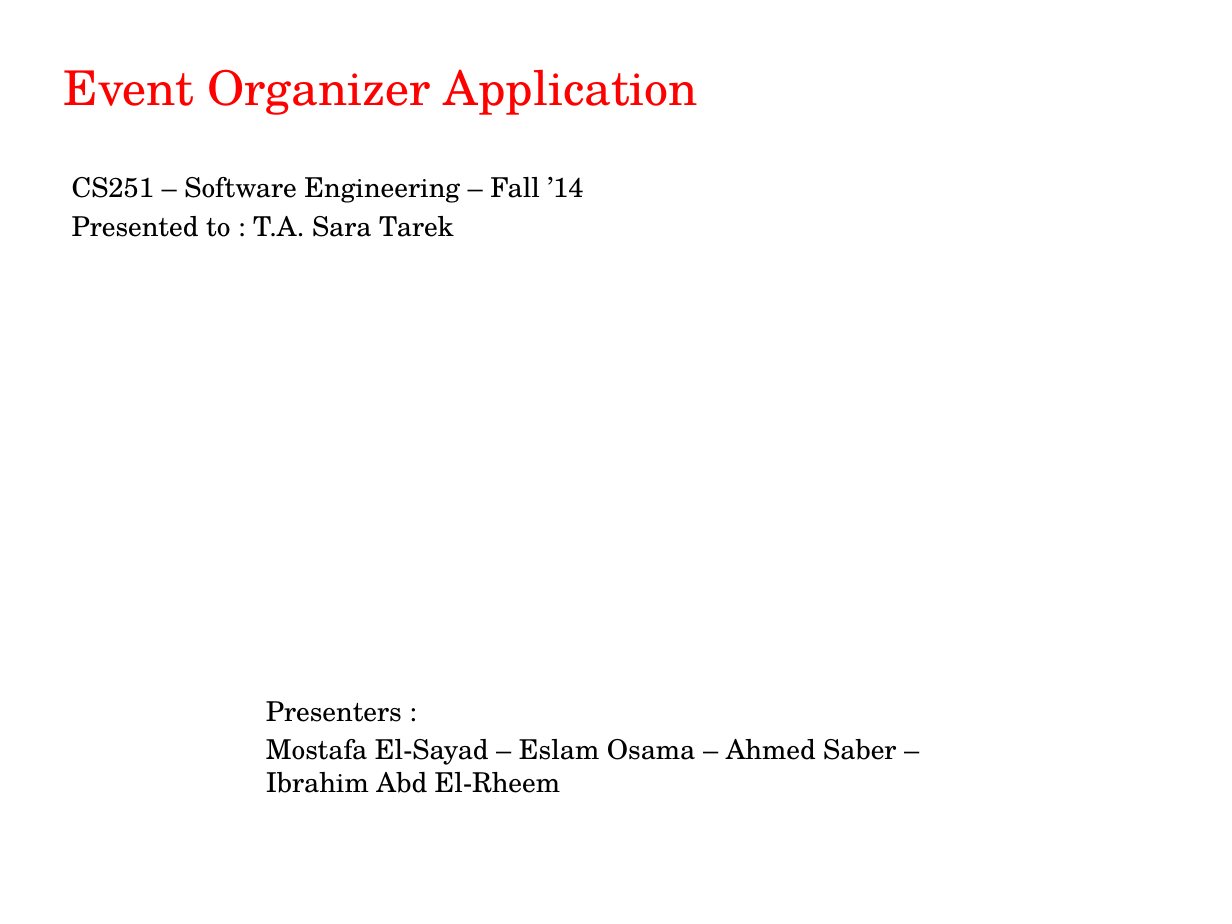
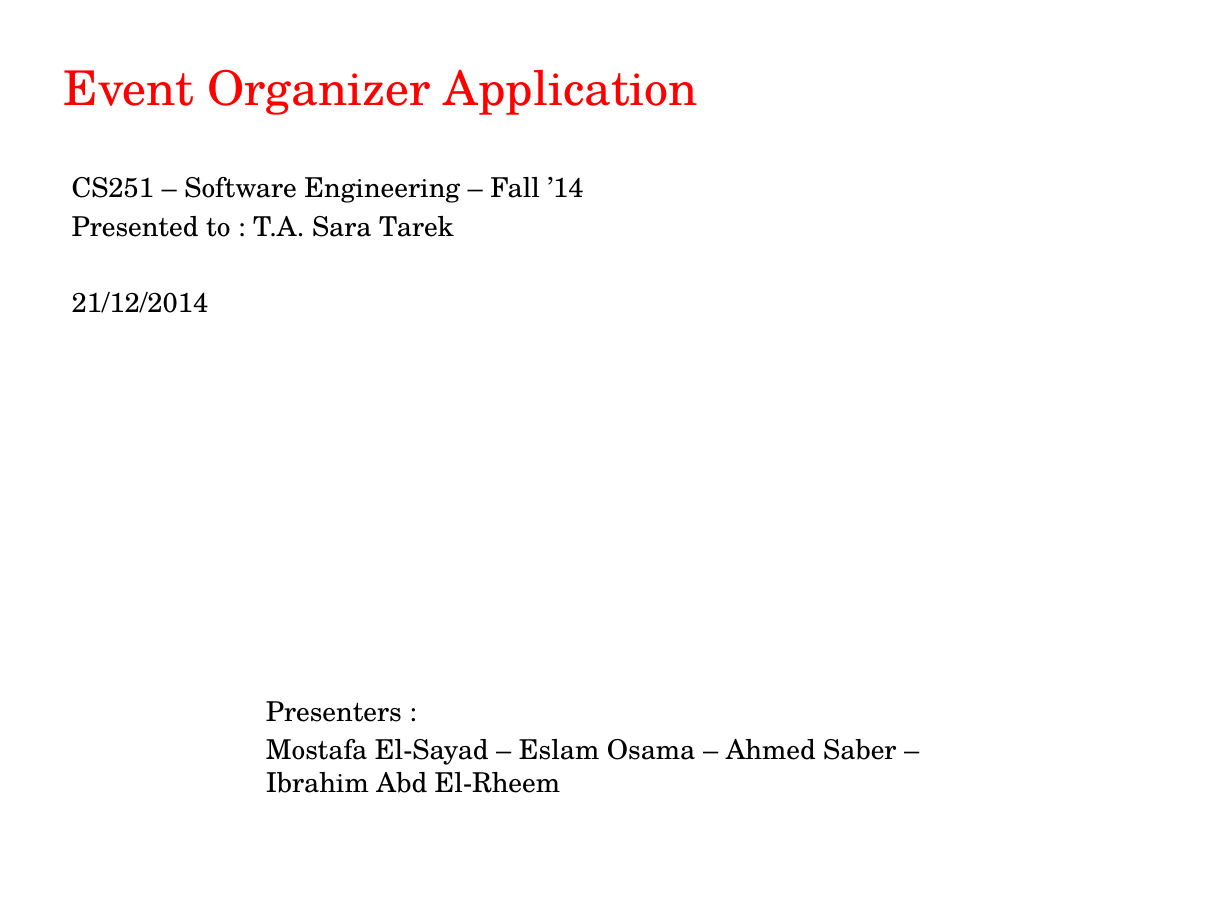
Before and after one commit to Eslam-Ibrahim/CS-251-EventOrganizer, a slide deck: slide 1 of CS251-Sara_Tarek-20120382-ProjectPresentation.pptx. Drawn at 1232x924 pixels with LibreOffice and Linux fonts; fonts in the diff are those of the drawing; background and template pictures are left out. Boxes give left, top, right and bottom in pixels: in the first picture for what was removed or moved away, otherwise in the second. Text is boxed around its words. In the diff, an @@ line names an element or a change of style, - is before the commit and + after.

Commit message:
EventOrganizerApplicationPresentationV1.1

```diff
--- a/CS251-Sara_Tarek-20120382-ProjectPresentation.pptx
+++ b/CS251-Sara_Tarek-20120382-ProjectPresentation.pptx
@@ subtitle at (x1=72, y1=292, x2=209, y2=313): paragraph added @@
+21/12/2014
```
Also in this commit, not shown: 1 other slide changed.
